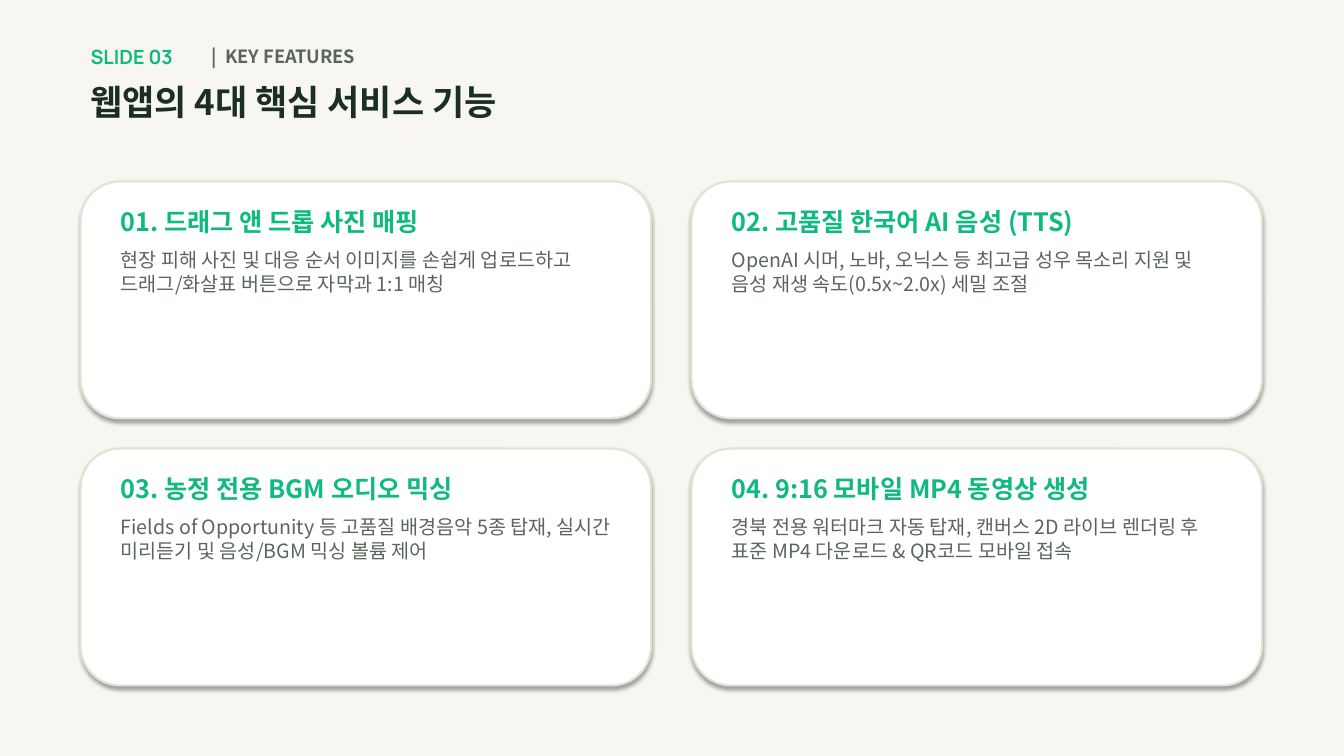
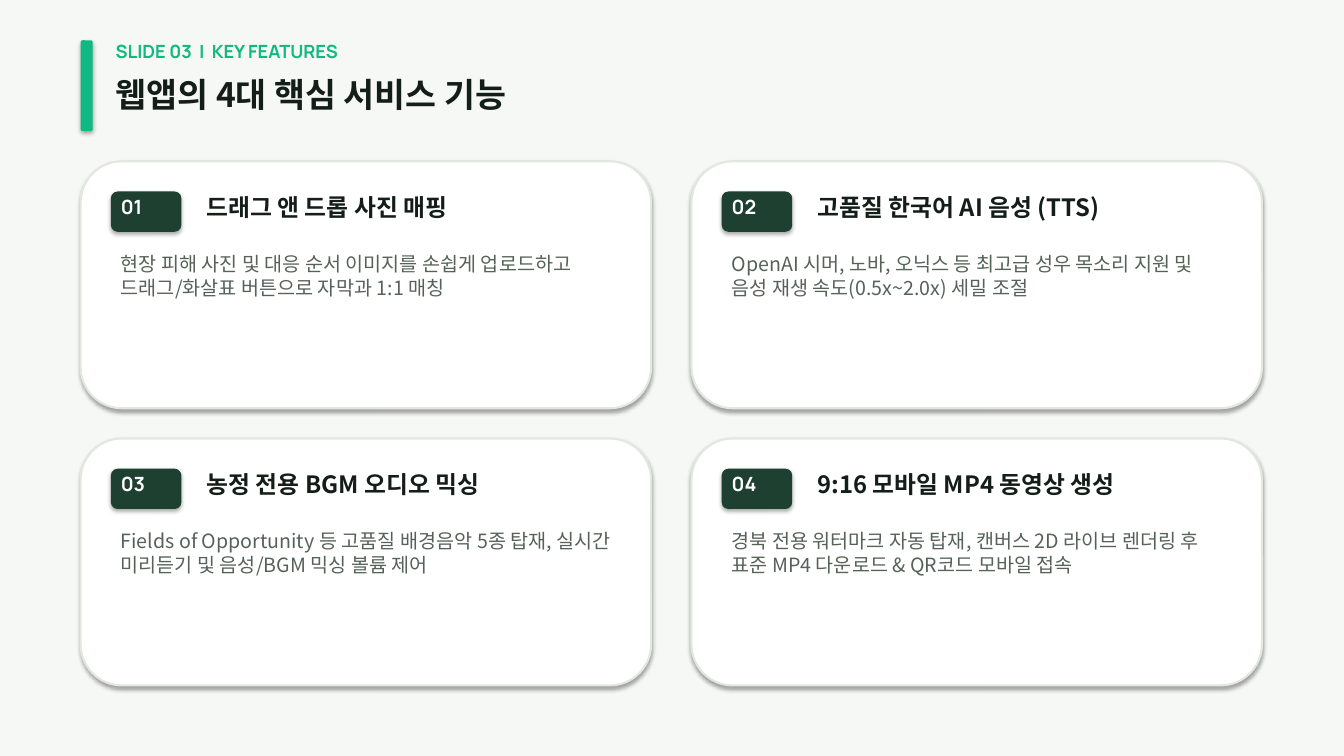
Before and after one commit to freeeuny-cmyk/-, a slide deck: slide 3 of GBAN_AI_숏폼_스튜디오_발표자료_7장.pptx. Drawn at 1344x756 pixels with LibreOffice and Linux fonts; fonts in the diff are those of the drawing. Boxes give left, top, right and bottom in pixels: in the first picture for what was removed or moved away, otherwise in the second. Text is boxed around its words. In the diff, an @@ line names an element or a change of style, - is before the commit and + after.

Commit message:
Upgrade 7-slide presentation deck to high-end luxury design matching AI_Agricultural_Disaster_Shorts_Studio

```diff
--- a/GBAN_AI_숏폼_스튜디오_발표자료_7장.pptx
+++ b/GBAN_AI_숏폼_스튜디오_발표자료_7장.pptx
@@ rectangle at (0, 0, 1344, 756): fill #F8F6F0 to #F6F8F5 @@
@@ rounded rectangle added at (81, 40, 93, 131), fill #10B981 @@
@@ text at (116, 44, 338, 59): text changed; font Noto Sans CJK KR to Manrope; text colour #5A665B to #10B981 @@
-| KEY FEATURES
+SLIDE 03 | KEY FEATURES
@@ text "웹앱의 4대 핵심 서비스 기능": place and size @@
-text "웹앱의 4대 핵심 서비스 기능" at (91, 85, 496, 118)
+text "웹앱의 4대 핵심 서비스 기능" at (116, 78, 506, 110)
@@ text "웹앱의 4대 핵심 서비스 기능" at (116, 78, 506, 110): size 25 to 24 pt, text colour #1A2E26 to #141E18 @@
@@ rounded rectangle: place and size @@
-rounded rectangle at (81, 181, 651, 418)
+rounded rectangle at (81, 161, 651, 408)
@@ outline #E6E1D5 1.5 pt to #E2E8E0 1.5 pt in 4 elements at (81, 161, 651, 408), (81, 439, 651, 686), (692, 439, 1262, 686), (692, 161, 1262, 408) @@
@@ rounded rectangle: place and size @@
-rounded rectangle at (692, 181, 1262, 418)
+rounded rectangle at (692, 161, 1262, 408)
@@ rounded rectangle added at (111, 192, 181, 232), fill #1E4030 @@
@@ text added at (121, 199, 142, 215), 14 pt, text #FFFFFF, bold @@
+01
@@ text added at (206, 196, 448, 218), 17 pt, text #141E18, bold @@
+드래그 앤 드롭 사진 매핑
@@ rounded rectangle added at (722, 192, 792, 232), fill #1E4030 @@
@@ text added at (732, 199, 757, 215), 14 pt, text #FFFFFF, bold @@
+02
@@ text added at (817, 196, 1100, 221), 17 pt, text #141E18, bold @@
+고품질 한국어 AI 음성 (TTS)
@@ text at (121, 210, 419, 234): paragraph removed @@
-01. 드래그 앤 드롭 사진 매핑
@@ text at (732, 210, 1073, 236): paragraph removed @@
-02. 고품질 한국어 AI 음성 (TTS)
@@ text "현장 피해 사진 및 대응 ...": place and size @@
-text "현장 피해 사진 및 대응 ..." at (121, 210, 571, 295)
+text "현장 피해 사진 및 대응 ..." at (121, 255, 571, 299)
@@ text "OpenAI 시머, 노바, 오닉스 등 ...": place and size @@
-text "OpenAI 시머, 노바, 오닉스 등 ..." at (732, 210, 1193, 295)
+text "OpenAI 시머, 노바, 오닉스 등 ..." at (732, 255, 1193, 299)
@@ rounded rectangle: place and size @@
-rounded rectangle at (81, 449, 651, 686)
+rounded rectangle at (81, 439, 651, 686)
@@ rounded rectangle: place and size @@
-rounded rectangle at (692, 449, 1262, 686)
+rounded rectangle at (692, 439, 1262, 686)
@@ rounded rectangle added at (111, 469, 181, 509), fill #1E4030 @@
@@ text at (121, 477, 452, 501): paragraph removed @@
-03. 농정 전용 BGM 오디오 믹싱
@@ text at (121, 476, 145, 492): text changed; text colour #10B981 to #FFFFFF @@
-SLIDE 03
+03
@@ text added at (206, 473, 479, 495), 17 pt, text #141E18, bold @@
+농정 전용 BGM 오디오 믹싱
@@ rounded rectangle added at (722, 469, 792, 509), fill #1E4030 @@
@@ text at (732, 477, 1089, 501): paragraph removed @@
-04. 9:16 모바일 MP4 동영상 생성
@@ text added at (732, 476, 757, 492), 14 pt, text #FFFFFF, bold @@
+04
@@ text added at (817, 473, 1115, 495), 17 pt, text #141E18, bold @@
+9:16 모바일 MP4 동영상 생성
@@ text colour #5A665B to #556258; less space between paragraphs in 4 elements at (121, 255, 571, 299), (732, 255, 1193, 299), (732, 531, 1199, 576), (121, 532, 611, 576) @@
@@ text "Fields of Opportunity 등 고품질 ...": place and size @@
-text "Fields of Opportunity 등 고품질 ..." at (121, 477, 611, 562)
+text "Fields of Opportunity 등 고품질 ..." at (121, 532, 611, 576)
@@ text "경북 전용 워터마크 자동 탑재, ...": place and size @@
-text "경북 전용 워터마크 자동 탑재, ..." at (732, 477, 1199, 562)
+text "경북 전용 워터마크 자동 탑재, ..." at (732, 531, 1199, 576)
```
Also in this commit, not shown: 6 other slides changed, 8 other files.
